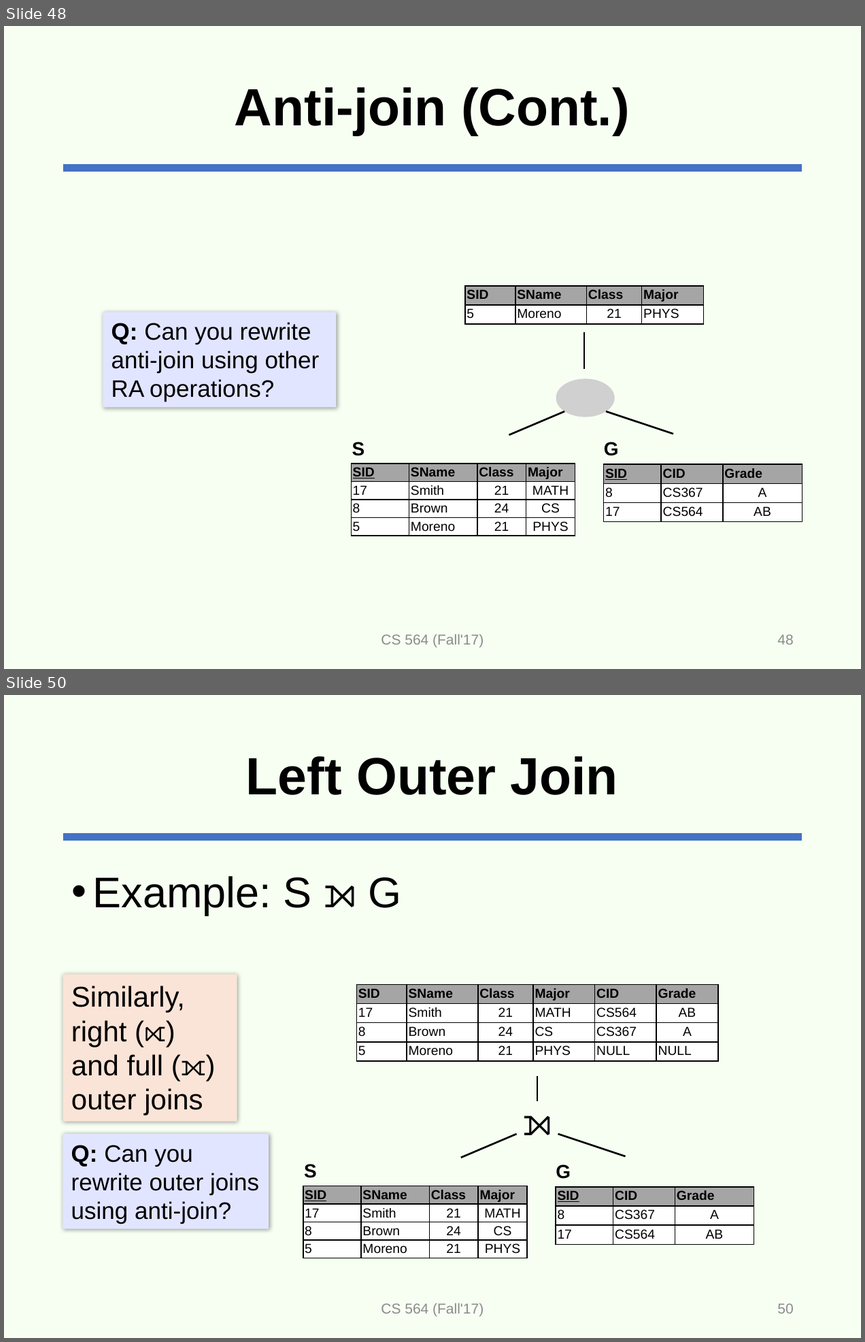
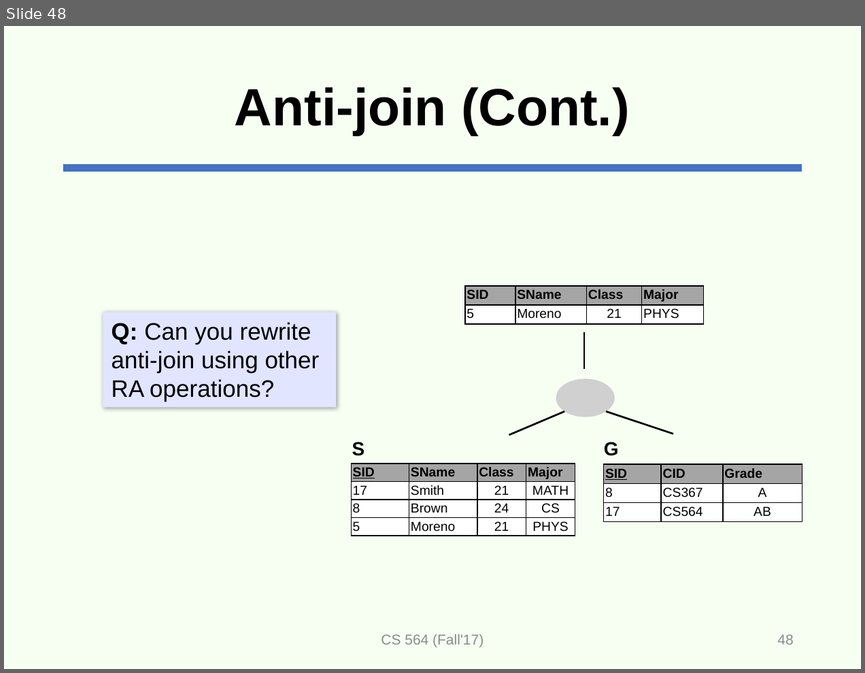
Before and after one commit to adelaneh/adelaneh.github.io, a slide deck: cs564_fall17/slides/lecture8-ra-handouts.pptx. Shown one above the other, each under a label of ours: slides 48 and 50 before the commit, slide 48 after it; the slides between them are not shown. The pictures are 865x1342 and 865x673 pixels, drawn with LibreOffice and Linux fonts; fonts in the diff are those of the drawing; grey boxes stand for pictures. Boxes give left, top, right and bottom in pixels: in the first picture for what was removed or moved away, otherwise in the second. Text is boxed around its words. In the diff, an @@ line names an element or a change of style, - is before the commit and + after.

Commit message:
Commit before class.

```diff
--- a/cs564_fall17/slides/lecture8-ra-handouts.pptx
+++ b/cs564_fall17/slides/lecture8-ra-handouts.pptx
@@ slide 50 removed at [4,695,861,1338], background #E4FFD5 at 28% opacity; not listed: 1 template element that a slide beside it also shows @@
@@ title removed at [246,756,618,795] @@
-Left Outer Join
@@ text removed at [93,876,401,915] @@
-• Example: S ⟕ G
@@ rectangle removed at [63,974,237,1121] @@
-Similarly, right (⟖) and full (⟗) outer joins
@@ table removed at [356,985,718,1061], 4 rows, 6 columns @@
-SID | SName | Class | Major | CID | Grade
-17 | Smith | 21 | MATH | CS564 | AB
-8 | Brown | 24 | CS | CS367 | A
-5 | Moreno | 21 | PHYS | NULL | NULL
@@ line removed from (537, 1076) to (537, 1101) @@
@@ ellipse removed at [508,1101,566,1140] @@
-⟕
@@ rectangle removed at [63,1134,269,1229] @@
-Q: Can you rewrite outer joins using anti-join?
@@ line removed from (516, 1134) to (461, 1157) @@
@@ line removed from (558, 1134) to (626, 1156) @@
@@ text removed at [304,1164,317,1178] @@
-S
@@ text removed at [555,1164,570,1178] @@
-G
@@ table removed at [303,1186,528,1262], 4 rows, 4 columns @@
-SID | SName | Class | Major
-17 | Smith | 21 | MATH
-8 | Brown | 24 | CS
-5 | Moreno | 21 | PHYS
@@ table removed at [555,1187,753,1244], 3 rows, 3 columns @@
-SID | CID | Grade
-8 | CS367 | A
-17 | CS564 | AB
@@ text removed at [381,1303,483,1316] @@
-CS 564 (Fall'17)
@@ page number removed at [777,1303,793,1313] @@
-50
```
Also in this commit, not shown: 29 other slides removed.
